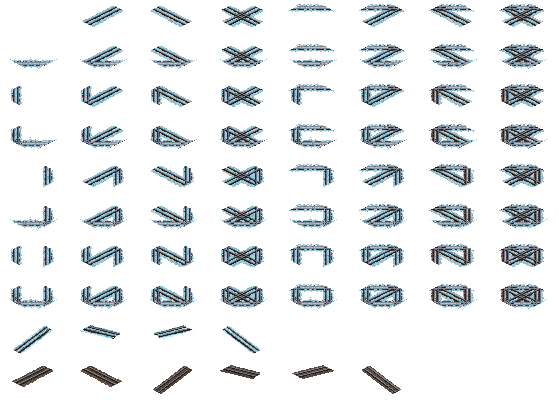
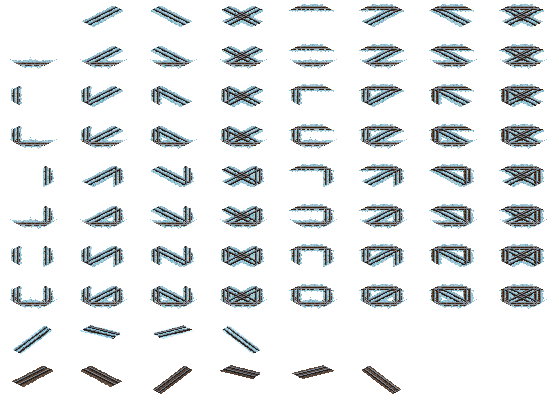
Comparing the layer stacks of the two 559 x 400 images. Changes:
painted on "Pattern Fill 2" over box(14, 4, 542, 306)
painted on "Pattern Fill 1" over box(14, 4, 542, 306)
painted on "ballast_1067_jp_wood" over box(16, 7, 539, 288)
